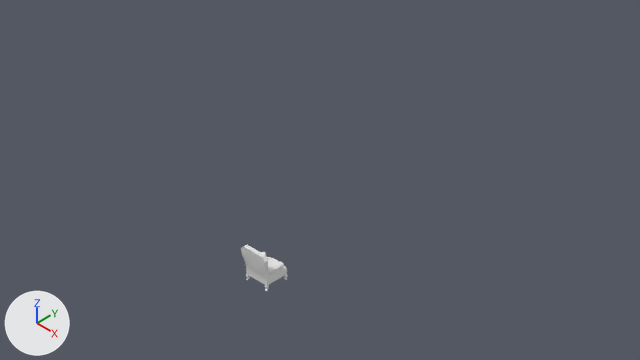
The Blender file Assets/_Game/Models/workfile.blend, before and after one commit.
The view is the same before and after, from the file's camera 'Camera'. Lighting does not change. The marker at lower left points along +X, +Y and +Z.

Before the edit, the objects in view are built like this:
```python
ob_chair = bpy.data.objects.new('Chair', me_cube_001)
ob_chair.location = (1.17, -3.53, 0.0)
ob_cube = bpy.data.objects.new('Cube', me_cube_009)
ob_cube.location = (1.17, -3.53, 0.23)
ob_door = bpy.data.objects.new('Door', me_door_001)
ob_door.parent = ob_doorframe
ob_door.location = (1.896, 2.666, 1.155)
ob_doorframe = bpy.data.objects.new('DoorFrame', me_doorfrane_001)
ob_doorframe.location = (2.4, 2.6, 0.0)
ob_fakeshadow = bpy.data.objects.new('FakeShadow', me_circle)
ob_fakeshadow.location = (-2.48, -1.6, 0.0)
ob_floor = bpy.data.objects.new('Floor', me_cube)
ob_floor.location = (0.4, -1.51, -0.33)
ob_sofa = bpy.data.objects.new('Sofa', me_cube_002)
ob_sofa.location = (1.94, -1.33, 0.0)
ob_walls = bpy.data.objects.new('Walls', me_cube_003)
ob_walls.location = (0.4, -1.51, 0.0)
```
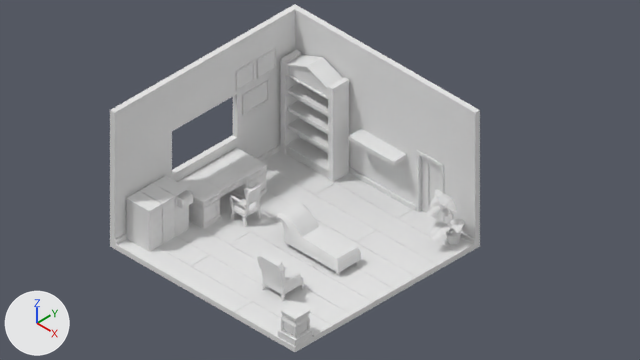
Commit message: Updated office

The change, as a diff of the scene's bpy script:
```diff
--- a/Assets/_Game/Models/workfile.blend.py
+++ b/Assets/_Game/Models/workfile.blend.py
@@ ob_floor @@
 ob_floor.location = (0.4, -1.51, -0.33)
-ob_floor.hide_set(True)
@@ ob_doorframe @@
 ob_doorframe.location = (2.4, 2.6, 0.0)
-ob_doorframe.hide_set(True)
@@ ob_door @@
 ob_door.location = (1.896, 2.666, 1.155)
-ob_door.hide_set(True)
@@ ob_fakeshadow @@
 ob_fakeshadow.location = (-2.48, -1.6, 0.0)
-ob_fakeshadow.hide_set(True)
@@ ob_walls @@
 ob_walls.location = (0.4, -1.51, 0.0)
-ob_walls.hide_set(True)
@@ ob_desk @@
 ob_desk.location = (-2.51, -1.6, 0.0)
-ob_desk.hide_set(True)
@@ ob_cube @@
-ob_cube = bpy.data.objects.new('Cube', me_cube_009)
@@ ob_chair @@
 ob_chair = bpy.data.objects.new('Chair', me_cube_001)
-ob_chair.location = (1.17, -3.53, 0.0)
+ob_chair.location = (1.9, -3.53, 0.0)
@@ ob_sofa @@
 ob_sofa.location = (1.94, -1.33, 0.0)
-ob_sofa.hide_set(True)
@@ ob_leaf7 @@
+ob_leaf7 = bpy.data.objects.new('leaf7', me_plane_007)  # 75 vertices, 48 faces; spans x 0.0..0.135, y -0.331..0.0, z -0.022..0.026; in mat_mat_lowpoly (its picture is missing); modifiers MIRROR
+ob_leaf7.location = (3.67, 1.61, 1.87)
+ob_leaf7.rotation_euler = (-0.22, 0.0, -2.047)  # degrees (-13, 0, -117)
@@ ob_leaf6 @@
+ob_leaf6 = bpy.data.objects.new('leaf6', me_plane_006)  # 75 vertices, 48 faces; spans x 0.0..0.283, y -0.693..0.0, z -0.046..0.054; in mat_mat_lowpoly (its picture is missing); modifiers MIRROR
+ob_leaf6.location = (3.67, 1.61, 1.87)
+ob_leaf6.rotation_euler = (0.525, 0.0, 1.881)  # degrees (30, 0, 108)
@@ ob_leaf4 @@
+ob_leaf4 = bpy.data.objects.new('Leaf4', me_plane_004)  # 75 vertices, 48 faces; spans x 0.0..0.234, y -0.574..0.0, z -0.038..0.045; in mat_mat_lowpoly (its picture is missing); modifiers MIRROR
+ob_leaf4.location = (3.62, 1.73, 1.28)
+ob_leaf4.rotation_euler = (0.395, 0.0, -0.827)  # degrees (23, 0, -47)
@@ ob_leaf2 @@
+ob_leaf2 = bpy.data.objects.new('Leaf2', me_plane_003)  # 75 vertices, 48 faces; spans x 0.0..0.224, y -0.549..0.0, z -0.037..0.043; in mat_mat_lowpoly (its picture is missing); modifiers MIRROR
+ob_leaf2.location = (4.09, 1.99, 1.05)
+ob_leaf2.rotation_euler = (0.274, 0.0, 0.766)  # degrees (16, 0, 44)
@@ ob_leaf @@
+ob_leaf = bpy.data.objects.new('Leaf', me_plane_001)  # 75 vertices, 48 faces; spans x 0.0..0.306, y -0.681..0.0, z -0.321..0.015; in mat_mat_lowpoly (its picture is missing); modifiers MIRROR
+ob_leaf.location = (3.73, 1.85, 0.76)
@@ ob_bookshelf @@
+ob_bookshelf = bpy.data.objects.new('Bookshelf', me_cube_007)  # 208 vertices, 196 faces, 3 loose edges; spans x -0.83..1.48, y -0.36..0.36, z -0.36..3.48; in mat_mat_lowpoly (its picture is missing)
+ob_bookshelf.location = (-2.61, 2.06, 0.36)
@@ ob_plantpot @@
+ob_plantpot = bpy.data.objects.new('PlantPot', me_circle_001)  # 48 vertices, 36 faces; spans x -0.557..0.545, y -0.663..0.439, z 0.0..0.529; in mat_mat_lowpoly (its picture is missing)
+ob_plantpot.location = (3.82, 2.13, 0.0)
+ob_plantpot.scale = (0.464, 0.464, 0.685)
@@ ob_shelf @@
+ob_shelf = bpy.data.objects.new('Shelf', me_cube_006)  # a box spanning x 0.25..2.25, y -0.58..0.0, z -0.07..0.07; in mat_mat_lowpoly (its picture is missing)
+ob_shelf.location = (-0.9, 2.48, 1.83)
@@ ob_officechair @@
+ob_officechair = bpy.data.objects.new('OfficeChair', me_cube_010)  # 338 vertices, 324 faces; spans x -0.788..-0.03, y -0.436..0.267, z 0.0..1.311; in mat_mat_lowpoly (its picture is missing)
+ob_officechair.location = (-1.23, -1.53, 0.0)
@@ ob_ornamentaltable @@
+ob_ornamentaltable = bpy.data.objects.new('OrnamentalTable', me_cube_019)  # 92 vertices, 90 faces; spans x -0.368..0.38, y -0.577..0.171, z 0.0..1.0; in mat_mat_lowpoly (its picture is missing)
+ob_ornamentaltable.location = (3.99, -4.88, 0.0)
@@ ob_files @@
+ob_files = bpy.data.objects.new('Files', me_plane_010)  # 60 vertices, 21 faces; spans x -0.162..0.0, y -0.222..0.202, z -0.242..0.079; in mat_mat_lowpoly (its picture is missing)
+ob_files.location = (-2.31, -3.57, 1.48)
@@ ob_filingcabonetclosed2 @@
+ob_filingcabonetclosed2 = bpy.data.objects.new('FilingcabonetClosed2', me_cube_017)  # 94 vertices, 92 faces; spans x -0.5..0.5, y -0.28..0.28, z 0.0..1.55; in mat_mat_lowpoly (its picture is missing)
+ob_filingcabonetclosed2.location = (-3.01, -4.75, 0.0)
@@ ob_filingcabinetclosed1 @@
+ob_filingcabinetclosed1 = bpy.data.objects.new('FilingCabinetClosed1', me_cube_017.copy())
+ob_filingcabinetclosed1.location = (-3.01, -4.16, 0.0)
@@ ob_filingcabinetopen @@
+ob_filingcabinetopen = bpy.data.objects.new('FilingCabinetOpen', me_cube_013)  # 102 vertices, 100 faces; spans x -0.5..0.74, y -0.28..0.28, z 0.0..1.55; in mat_mat_lowpoly (its picture is missing)
+ob_filingcabinetopen.location = (-3.01, -3.58, 0.0)
@@ ob_diploma3 @@
+ob_diploma3 = bpy.data.objects.new('Diploma3', me_cube_012)  # 16 vertices, 14 faces; spans x 0.0..0.057, y 0.074..0.889, z -0.38..0.38; in mat_mat_lowpoly (its picture is missing)
+ob_diploma3.location = (-3.59, 0.72, 3.56)
@@ ob_diploma2 @@
+ob_diploma2 = bpy.data.objects.new('Diploma2', me_cube_011)  # 16 vertices, 14 faces; spans x 0.0..0.057, y -0.863..-0.048, z -0.38..0.38; in mat_mat_lowpoly (its picture is missing)
+ob_diploma2.location = (-3.59, 0.72, 3.56)
@@ ob_diploma1 @@
+ob_diploma1 = bpy.data.objects.new('Diploma1', me_cube_008)  # 16 vertices, 14 faces; spans x 0.0..0.057, y -0.579..0.579, z -0.38..0.38; in mat_mat_lowpoly (its picture is missing)
+ob_diploma1.location = (-3.59, 0.72, 2.52)
```

Boxes (x1, y1, x2, y2) around the edits, measured in the pictures (640 x 360 px):
'Walls', shown: after (110, 4, 480, 245)
'Floor', shown: after (110, 150, 480, 352)
'Bookshelf', added: after (281, 50, 349, 182)
'Desk', shown: after (178, 148, 268, 229)
'Sofa', shown: after (277, 202, 361, 275)
'FilingcabonetClosed2', added: after (127, 191, 162, 252)
'Chair', moved: before (241, 245, 287, 286); after (257, 254, 304, 301)
'OrnamentalTable', added: after (278, 302, 312, 346)
'Shelf', added: after (348, 128, 407, 166)
'FilingCabinetClosed1', added: after (140, 183, 176, 244)
'Door', shown: after (421, 156, 440, 221)
'FilingCabinetOpen', added: after (153, 176, 193, 236)
'OfficeChair', added: after (230, 185, 261, 227)
'DoorFrame', shown: after (416, 150, 444, 222)
'Diploma1', added: after (242, 80, 269, 115)
'FakeShadow', shown: after (213, 193, 257, 226)
'Diploma3', added: after (257, 48, 276, 79)
'Diploma2', added: after (236, 61, 255, 91)
'Leaf', added: after (430, 221, 450, 241)
'leaf6', added: after (438, 194, 456, 212)
'PlantPot', added: after (446, 228, 461, 245)
'Leaf2', added: after (450, 219, 465, 233)
'Leaf4', added: after (425, 206, 441, 216)
'Files', added: after (178, 191, 191, 200)
'Cube', deleted: before (246, 274, 288, 291)
'leaf7', added: after (434, 190, 443, 197)
